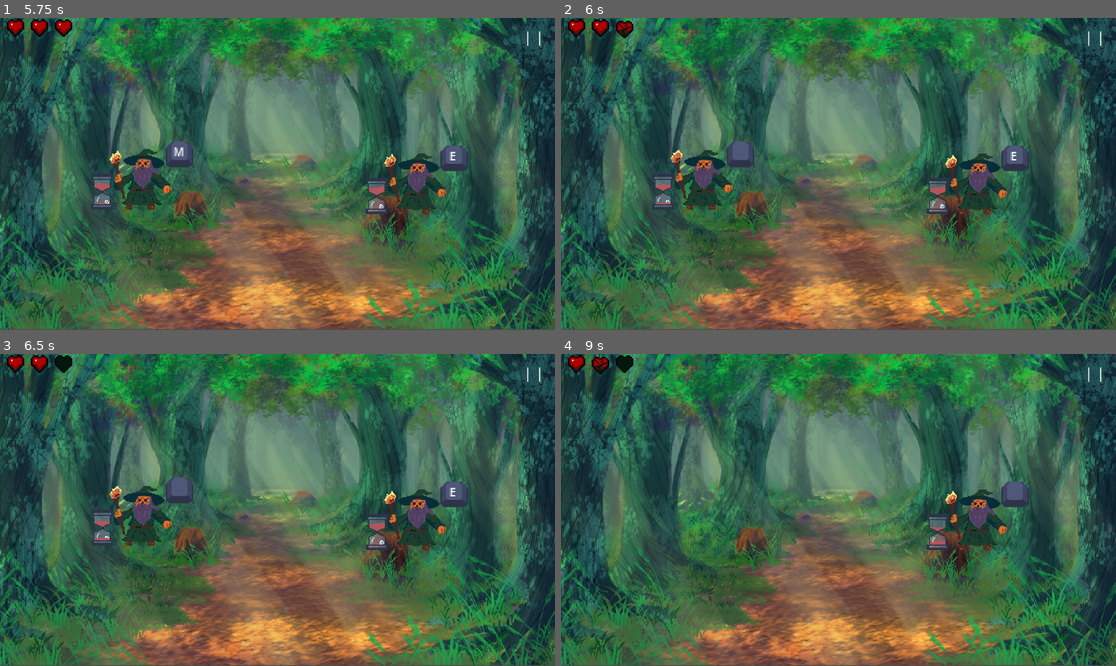
Above: before the commit, frames 1-4 (two rows, left to right).
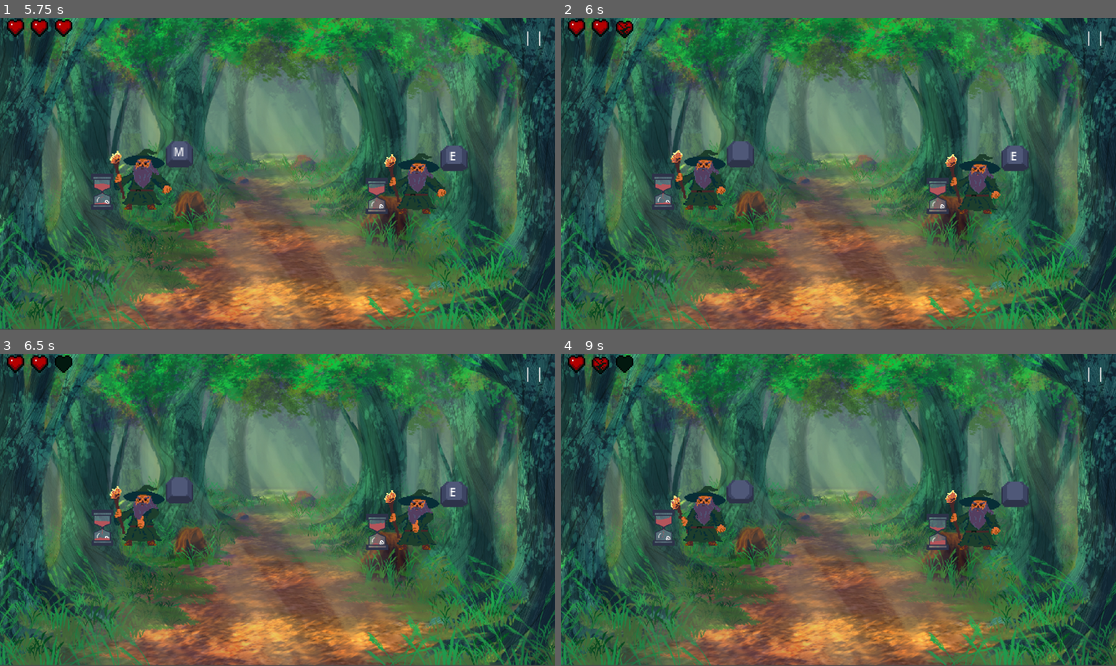
Above: after the commit, the same moments.

Repository: Tissmax/GMTK2026
Game: Godot game, scene res://scenes/game_controller.tscn
Same seed, same stepped clock (60 frames per second), same inputs: the game is played once before the commit and once after it. The engine's default icon, where the game draws it, is replaced by a stand-in: a white triangle on a blue panel in a dark square.
Inputs:
- Up to frame 1 (5.75 s): click "Play" at 0.5 s; click "| |" at 1.25 s; click "Resume" at 2 s; click "| |" at 2.75 s; click "Resume" at 3.5 s; click "| |" at 4.25 s; click "Resume" at 5 s
- Up to frame 2 (6 s): tap Enter at 5.75 s
- Up to frame 3 (6.5 s): no input
- Up to frame 4 (9 s): no input

Frame 1 is identical in both runs. In frame 2, 0.5% of the frame differs, in the area x 25-81%, y 43-63%; in frame 3, 0.7%; in frame 4, 2.1%, in the area x 16-81%, y 40-63%.

Commit message:
Hb

Diff:
--- a/gmtk-2026/entities/ennemy.gd
+++ b/gmtk-2026/entities/ennemy.gd
@@ -6,25 +6,29 @@
 @onready var letter_btn: Node2D = $LetterBtn
 @onready var timer: Node2D = $EnnemyTimer
 @onready var animation_player: AnimationPlayer = $AnimationPlayer
+@onready var flop: AudioStreamPlayer = $Sounds/Flop
+@onready var spawn: AudioStreamPlayer = $Sounds/Spawn
+
 var in_killzone: bool = false
 
 var letters: Array
 
 #variable de kill
-var killed: bool = true
+var killed_by_player: bool = false
 
 
 #parametrage ennemie
 func _ready() -> void:
-	sprite_2d.texture = data.sprite
 	add_letters()
 	timer.initiate_timer(data)
 	animation_player.play("idle")
 	_init_shader()
+	spawn.play()
 
 # supprime ennemie
 func _enemy_timeout():
 	EnnemyManager.failed_to_kill.emit()
+	animation_player.play("quit")
 	kill_ennemy()
 
 
@@ -32,10 +36,12 @@
 	letter_btn.hit()
 	if not in_killzone:
 		EnnemyManager.failed_to_kill.emit()
-		# TODO Animation de fail
+		animation_player.play("flop")
+		flop.play()
 	else:
-		#TODO Animation de mort
-		pass
+		animation_player.play("death")
+
+	await animation_player.animation_finished
 
 	EnnemyManager.enemy_killed.emit(self)
 	LetterManager.add_letters(letters)
--- a/gmtk-2026/entities/ennemy.tscn
+++ b/gmtk-2026/entities/ennemy.tscn
@@ -2,8 +2,8 @@
 
 [ext_resource type="Script" uid="uid://brjcvdav54yad" path="res://entities/ennemy.gd" id="1_ups4y"]
 [ext_resource type="Shader" uid="uid://bcbvqrojhs543" path="res://entities/ennemy_color_changer.gdshader" id="2_12hk0"]
-[ext_resource type="Texture2D" uid="uid://dj0keqm8t60uc" path="res://assets/ennemie_sprite.png" id="2_li10a"]
 [ext_resource type="PackedScene" uid="uid://bbjc1ibsqgjdk" path="res://entities/letter_btn/letter_btn.tscn" id="2_lyfdw"]
+[ext_resource type="Texture2D" uid="uid://biwiu3aap3vu1" path="res://assets/ennemies/enemy.png" id="3_12hk0"]
 [ext_resource type="PackedScene" uid="uid://cdrtludjirwhy" path="res://entities/ennemy_timer/ennemy_timer.tscn" id="3_lyfdw"]
 
 [sub_resource type="PhysicsMaterial" id="PhysicsMaterial_keurf"]
@@ -32,6 +32,39 @@
 "values": [1]
 }
 
+[sub_resource type="Animation" id="Animation_2gpf3"]
+resource_name = "death"
+length = 1.2
+step = 0.041666668
+tracks/0/type = "value"
+tracks/0/imported = false
+tracks/0/enabled = true
+tracks/0/path = NodePath("Sprite2D:frame")
+tracks/0/interp = 1
+tracks/0/loop_wrap = true
+tracks/0/keys = {
+"times": PackedFloat32Array(0, 0.104166664, 0.20833333, 0.3125, 0.40625, 0.5, 0.6041667, 0.6979167, 0.8020833, 0.90625, 1, 1.1041666),
+"transitions": PackedFloat32Array(1, 1, 1, 1, 1, 1, 1, 1, 1, 1, 1, 1),
+"update": 1,
+"values": [0, 1, 2, 3, 4, 5, 6, 7, 8, 9, 10, 11]
+}
+
+[sub_resource type="Animation" id="Animation_a51so"]
+resource_name = "flop"
+step = 0.041666668
+tracks/0/type = "value"
+tracks/0/imported = false
+tracks/0/enabled = true
+tracks/0/path = NodePath("Sprite2D:frame")
+tracks/0/interp = 1
+tracks/0/loop_wrap = true
+tracks/0/keys = {
+"times": PackedFloat32Array(0, 0.20833333, 0.41666666, 0.59375, 0.7083333, 0.9166667),
+"transitions": PackedFloat32Array(1, 1, 1, 1, 1, 1),
+"update": 1,
+"values": [12, 13, 14, 15, 16, 17]
+}
+
 [sub_resource type="Animation" id="Animation_lr5ee"]
 resource_name = "idle"
 length = 0.5000042
@@ -47,13 +80,32 @@
 "times": PackedFloat32Array(0, 0.125, 0.25, 0.375),
 "transitions": PackedFloat32Array(1, 1, 1, 1),
 "update": 1,
-"values": [0, 1, 2, 3]
+"values": [24, 25, 26, 27]
+}
+
+[sub_resource type="Animation" id="Animation_6m3gj"]
+resource_name = "quit"
+step = 0.041666668
+tracks/0/type = "value"
+tracks/0/imported = false
+tracks/0/enabled = true
+tracks/0/path = NodePath("Sprite2D:frame")
+tracks/0/interp = 1
+tracks/0/loop_wrap = true
+tracks/0/keys = {
+"times": PackedFloat32Array(0, 0.104166664, 0.20833333, 0.30208334, 0.40625, 0.5, 0.6041667, 0.7083333, 0.8020833, 0.8958333),
+"transitions": PackedFloat32Array(1, 1, 1, 1, 1, 1, 1, 1, 1, 1),
+"update": 1,
+"values": [36, 37, 38, 39, 40, 41, 42, 43, 44, 45]
 }
 
 [sub_resource type="AnimationLibrary" id="AnimationLibrary_2gpf3"]
 _data = {
 &"RESET": SubResource("Animation_12hk0"),
-&"idle": SubResource("Animation_lr5ee")
+&"death": SubResource("Animation_2gpf3"),
+&"flop": SubResource("Animation_a51so"),
+&"idle": SubResource("Animation_lr5ee"),
+&"quit": SubResource("Animation_6m3gj")
 }
 
 [node name="Ennemy" type="StaticBody2D" unique_id=1580191902]
@@ -67,8 +119,9 @@
 [node name="Sprite2D" type="Sprite2D" parent="." unique_id=121368669]
 material = SubResource("ShaderMaterial_lr5ee")
 scale = Vector2(2, 2)
-texture = ExtResource("2_li10a")
-hframes = 4
+texture = ExtResource("3_12hk0")
+hframes = 12
+vframes = 4
 frame = 1
 
 [node name="LetterBtn" parent="." unique_id=879784607 instance=ExtResource("2_lyfdw")]
@@ -81,5 +134,11 @@
 [node name="AnimationPlayer" type="AnimationPlayer" parent="." unique_id=1053874023]
 libraries/ = SubResource("AnimationLibrary_2gpf3")
 
+[node name="Sounds" type="Node" parent="." unique_id=1911706547]
+
+[node name="Flop" type="AudioStreamPlayer" parent="Sounds" unique_id=1870105980]
+
+[node name="Spawn" type="AudioStreamPlayer" parent="Sounds" unique_id=1579366166]
+
 [connection signal="ennemy_timeout" from="EnnemyTimer" to="." method="_enemy_timeout"]
 [connection signal="is_in_killzone" from="EnnemyTimer" to="." method="_on_ennemy_timer_is_in_killzone"]
--- a/gmtk-2026/entities/player.gd
+++ b/gmtk-2026/entities/player.gd
@@ -13,7 +13,7 @@
 	EnnemyManager.failed_to_kill.connect(_on_kill_fail)
 
 func _on_enemy_killed(enemy: Ennemy):
-	if enemy.in_killzone:
+	if enemy.in_killzone and  enemy.killed_by_player:
 		score += 1
 
 func _on_kill_fail():
--- /dev/null
+++ b/gmtk-2026/ressources/basic.tres
@@ -0,0 +1,9 @@
+[gd_resource type="Resource" script_class="EnnemyData" format=3 uid="uid://d3m00hhedds2k"]
+
+[ext_resource type="Script" uid="uid://b37ljcw5fknp3" path="res://ressources/ennemy_data.gd" id="1_5ucnl"]
+
+[resource]
+script = ExtResource("1_5ucnl")
+color = Color(0.7490196, 0, 0, 1)
+shadow = Color(0.5, 0, 0, 1)
+metadata/_custom_type_script = "uid://b37ljcw5fknp3"
--- a/gmtk-2026/ressources/ennemy_data.gd
+++ b/gmtk-2026/ressources/ennemy_data.gd
@@ -1,9 +1,8 @@
 class_name EnnemyData extends Resource
 
-@export var time_to_live: float = 0.0
+@export var time_to_live: float = 5.0
 @export var timer_step: float = 1.0
 @export var is_timer_visible: bool = true
-@export var sprite: Texture2D
 @export var multiple_letters: bool = false
 @export var color: Color
 @export var shadow: Color
--- /dev/null
+++ b/gmtk-2026/ressources/fast.tres
@@ -0,0 +1,11 @@
+[gd_resource type="Resource" script_class="EnnemyData" format=3 uid="uid://ctciglyjtwlap"]
+
+[ext_resource type="Script" uid="uid://b37ljcw5fknp3" path="res://ressources/ennemy_data.gd" id="1_l43bw"]
+
+[resource]
+script = ExtResource("1_l43bw")
+time_to_live = 2.5
+timer_step = 2.0
+color = Color(0.21568628, 0.61960787, 0, 1)
+shadow = Color(0.12599997, 0.36, 0, 1)
+metadata/_custom_type_script = "uid://b37ljcw5fknp3"
--- a/gmtk-2026/ressources/ghost.tres
+++ /dev/null
@@ -1,11 +0,0 @@
-[gd_resource type="Resource" script_class="EnnemyData" format=3 uid="uid://d3kiootamo7uo"]
-
-[ext_resource type="Script" uid="uid://b37ljcw5fknp3" path="res://ressources/ennemy_data.gd" id="1_yrlut"]
-[ext_resource type="Texture2D" uid="uid://dhcwybhoxgwhe" path="res://icon.svg" id="2_jka7q"]
-
-[resource]
-script = ExtResource("1_yrlut")
-time_to_live = 5.0
-is_timer_visible = false
-sprite = ExtResource("2_jka7q")
-metadata/_custom_type_script = "uid://b37ljcw5fknp3"
--- a/gmtk-2026/ressources/linguiste.tres
+++ /dev/null
@@ -1,11 +0,0 @@
-[gd_resource type="Resource" script_class="EnnemyData" format=3 uid="uid://d2uhljnombkeg"]
-
-[ext_resource type="Script" uid="uid://b37ljcw5fknp3" path="res://ressources/ennemy_data.gd" id="1_nec0q"]
-[ext_resource type="Texture2D" uid="uid://dhcwybhoxgwhe" path="res://icon.svg" id="2_0gwas"]
-
-[resource]
-script = ExtResource("1_nec0q")
-time_to_live = 5.0
-sprite = ExtResource("2_0gwas")
-multiple_letters = true
-metadata/_custom_type_script = "uid://b37ljcw5fknp3"
--- a/gmtk-2026/ressources/rapide.tres
+++ /dev/null
@@ -1,13 +0,0 @@
-[gd_resource type="Resource" script_class="EnnemyData" format=3 uid="uid://bb12c47ffun6m"]
-
-[ext_resource type="Script" uid="uid://b37ljcw5fknp3" path="res://ressources/ennemy_data.gd" id="1_yx2pq"]
-[ext_resource type="Texture2D" uid="uid://dj0keqm8t60uc" path="res://assets/ennemie_sprite.png" id="2_yx2pq"]
-
-[resource]
-script = ExtResource("1_yx2pq")
-time_to_live = 1.5
-timer_step = 3.333
-sprite = ExtResource("2_yx2pq")
-color = Color(0, 0.60784316, 0, 1)
-shadow = Color(0, 0.36078432, 0, 1)
-metadata/_custom_type_script = "uid://b37ljcw5fknp3"
--- a/gmtk-2026/ressources/standard.tres
+++ /dev/null
@@ -1,12 +0,0 @@
-[gd_resource type="Resource" script_class="EnnemyData" format=3 uid="uid://cfd3kb3f82gra"]
-
-[ext_resource type="Script" uid="uid://b37ljcw5fknp3" path="res://ressources/ennemy_data.gd" id="1_svpov"]
-[ext_resource type="Texture2D" uid="uid://dj0keqm8t60uc" path="res://assets/ennemie_sprite.png" id="2_6fw8p"]
-
-[resource]
-script = ExtResource("1_svpov")
-time_to_live = 5.0
-sprite = ExtResource("2_6fw8p")
-color = Color(0.7647059, 0, 0, 1)
-shadow = Color(0.41568628, 0, 0, 1)
-metadata/_custom_type_script = "uid://b37ljcw5fknp3"
--- a/gmtk-2026/scenes/Forest1.tscn
+++ b/gmtk-2026/scenes/Forest1.tscn
@@ -3,7 +3,7 @@
 [ext_resource type="Texture2D" uid="uid://bq67ph85owxg4" path="res://assets/forest1.jpg" id="1_8ffsr"]
 [ext_resource type="Script" uid="uid://c0erdo710ugv2" path="res://scenes/spawner.gd" id="2_4blue"]
 [ext_resource type="Script" uid="uid://b37ljcw5fknp3" path="res://ressources/ennemy_data.gd" id="3_oer4y"]
-[ext_resource type="Resource" uid="uid://cfd3kb3f82gra" path="res://ressources/standard.tres" id="4_o2xo8"]
+[ext_resource type="Resource" uid="uid://d3m00hhedds2k" path="res://ressources/basic.tres" id="4_ap57u"]
 
 [node name="Forest1" type="Node2D" unique_id=1801155256]
 
@@ -15,7 +15,7 @@
 
 [node name="Spawner" type="Node" parent="." unique_id=904044112]
 script = ExtResource("2_4blue")
-types = Array[ExtResource("3_oer4y")]([ExtResource("4_o2xo8")])
+types = Array[ExtResource("3_oer4y")]([ExtResource("4_ap57u")])
 next_scene = "res://scenes/Forest2.tscn"
 
 [node name="SpawnPoints" type="Node" parent="." unique_id=1055047701]
--- a/gmtk-2026/scenes/Forest2.tscn
+++ b/gmtk-2026/scenes/Forest2.tscn
@@ -3,7 +3,7 @@
 [ext_resource type="Texture2D" uid="uid://bq67ph85owxg4" path="res://assets/forest1.jpg" id="1_utwfs"]
 [ext_resource type="Script" uid="uid://c0erdo710ugv2" path="res://scenes/spawner.gd" id="2_n3f0o"]
 [ext_resource type="Script" uid="uid://b37ljcw5fknp3" path="res://ressources/ennemy_data.gd" id="3_c2jss"]
-[ext_resource type="Resource" uid="uid://bb12c47ffun6m" path="res://ressources/rapide.tres" id="4_3k7ul"]
+[ext_resource type="Resource" uid="uid://ctciglyjtwlap" path="res://ressources/fast.tres" id="4_3k7ul"]
 
 [node name="Forest2" type="Node2D" unique_id=64502899]
 
--- a/gmtk-2026/scenes/game_controller.tscn
+++ b/gmtk-2026/scenes/game_controller.tscn
@@ -2,6 +2,7 @@
 
 [ext_resource type="Script" uid="uid://cw71n5q8m5rvk" path="res://systeme/scene_manager.gd" id="1_ts4rt"]
 [ext_resource type="PackedScene" uid="uid://d2b6img3yk1ur" path="res://entities/player.tscn" id="3_h843c"]
+[ext_resource type="AudioStream" uid="uid://bf0y8tuv5io1v" path="res://assets/music/OST.mp3" id="4_h843c"]
 [ext_resource type="PackedScene" uid="uid://dvdor61hem3er" path="res://scenes/Menu.tscn" id="4_rc0pn"]
 
 [node name="GameController" type="Node" unique_id=127150836 node_paths=PackedStringArray("level")]
@@ -22,3 +23,10 @@
 
 [node name="Menu" parent="GUI" unique_id=1959023385 instance=ExtResource("4_rc0pn")]
 layout_mode = 1
+
+[node name="Sounds" type="Node" parent="." unique_id=1483753979]
+
+[node name="Music" type="AudioStreamPlayer" parent="Sounds" unique_id=366302888]
+stream = ExtResource("4_h843c")
+volume_db = -20.0
+autoplay = true
--- a/gmtk-2026/scenes/spawner.gd
+++ b/gmtk-2026/scenes/spawner.gd
@@ -23,14 +23,10 @@
 func _on_enemy_killed(_enemy: Ennemy):
 	killed += 1
 	ennemies_alive -= 1
-	print(killed, ennemies_alive, total_spawns)
 	if killed == total_spawns and ennemies_alive == 0:
 		Global.game_controller.change_2D_scene(next_scene)
 
 func _on_timer_timeout():
-	print("stopped :", timer.is_stopped())
-	print("time_left :", timer.time_left)
-	print("timeout", nb_spawns)
 
 	if nb_spawns <= 0:
 		return
@@ -50,6 +46,3 @@
 		nb_spawns += 1
 		if point is Marker2D:
 			EnnemyManager.spawn_points.append(point)
-
-func _on_last_ennemy_killed():
-	Global.game_controller.change_2D_scene(next_scene)
--- a/gmtk-2026/systeme/EnnemyManager.gd
+++ b/gmtk-2026/systeme/EnnemyManager.gd
@@ -1,9 +1,9 @@
 extends Node
 const EnemyScene = preload("res://entities/ennemy.tscn")
-const GHOST = preload("res://ressources/ghost.tres")
-const LINGUISTE = preload("res://ressources/linguiste.tres")
-const RAPIDE = preload("res://ressources/rapide.tres")
-const STANDARD = preload("res://ressources/standard.tres")
+const STANDARD = preload("res://ressources/basic.tres")
+const RAPIDE = preload("res://ressources/fast.tres")
+
+
 var ennemies: Dictionary[Array,Ennemy]
 var timer: Timer
 var spawn_points: Array[Marker2D]
@@ -28,9 +28,14 @@
 		var touche = to_array(event.as_text_key_label())
 		if ennemies.has(touche):
 			var ennemie = ennemies.get(touche)
+			ennemie.killed_by_player = true
 			ennemie.kill_ennemy()
 		else:
 			# Perte d'HP si mauvaise touche
+			var current_ennemies = ennemies.values() as Array[Ennemy]
+			for ennemy in current_ennemies:
+				ennemy.animation_player.play("flop")
+			current_ennemies.front().flop.play()
 			failed_to_kill.emit()
 
 func to_array(strings:String)->Array:
